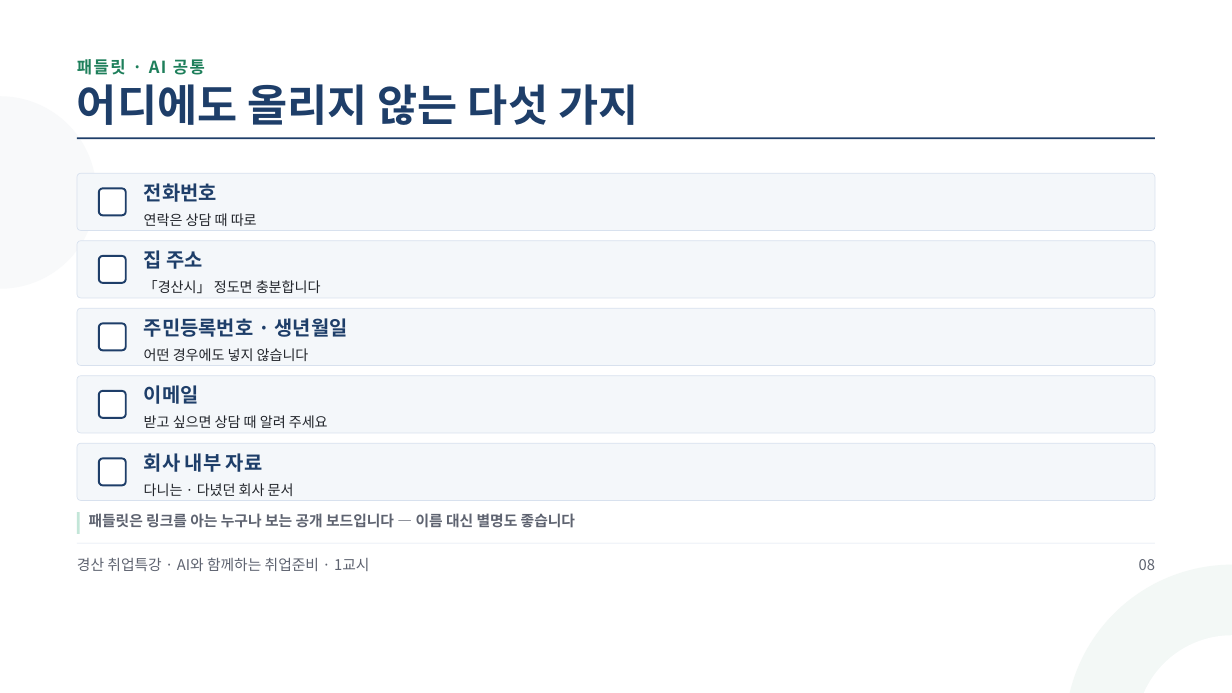
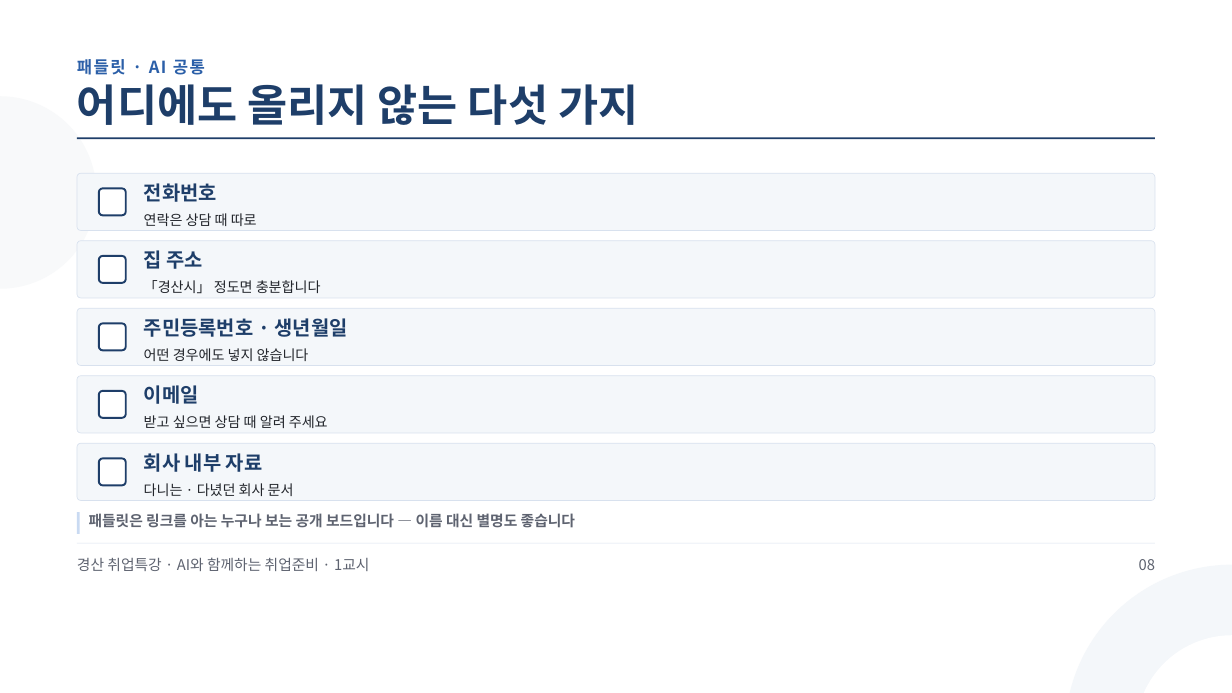
Before and after one commit to aebonlee/materials, a slide deck: slide 8 of gyeongsan/GSJOB2_1교시_워크숍_내소개_흥미검사.pptx. Drawn at 1232x693 pixels with LibreOffice and Linux fonts; fonts in the diff are those of the drawing. Boxes give left, top, right and bottom in pixels: in the first picture for what was removed or moved away, otherwise in the second. Text is boxed around its words. In the diff, an @@ line names an element or a change of style, - is before the commit and + after.

```diff
--- a/gyeongsan/GSJOB2_1교시_워크숍_내소개_흥미검사.pptx
+++ b/gyeongsan/GSJOB2_1교시_워크숍_내소개_흥미검사.pptx
@@ text "패들릿 · AI 공통" at <box>77,59,205,75</box>: text colour #1E7F5B to #2B5FA8 @@
@@ rectangle at <box>77,512,79,533</box>: fill #C3E6D8 to #C9DAF2 @@
```
Also in this commit, not shown: 18 other slides changed, 13 other files.
